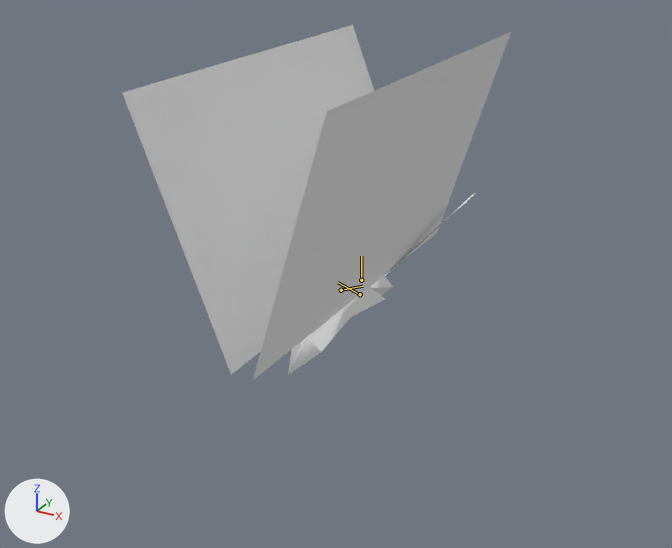
Before and after pictures for a commit that changed the glTF model Project/party/scene/minigame/09 bubble catch/model/ButterflyLarge.glb.
Rendered twice from a camera (50 mm lens) standing at (7.71, -15.08, 7.55) and looking at (-0.17, -0.74, 0.39). Arrows for +X, +Y and +Z are at lower left; the lights stay in place. The picture after the commit comes second. The bones that bend it are drawn over the model as lines.

Names of what the first picture shows: 'ButterflyLargeMesh'.
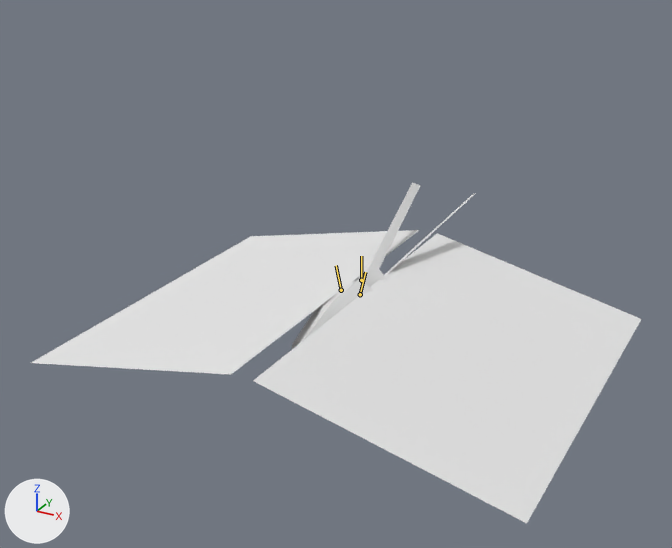
The newer file adds an action. The first version stands in its rest pose; the second is drawn at frame 5 of the action 'large-loop'.

What differs and where, as boxes (x1, y1, x2, y2) in the pictures (672 x 548 px):
'ButterflyLargeMesh', posed (57% wider): before (122, 25, 511, 380); after (31, 182, 641, 523)
bone 'st_117_btbig_Bone_0001', root to tip: before (360, 294) to (338, 282); after (360, 294) to (365, 272)
bone 'st_117_btbig_Bone_0002', root to tip: before (341, 290) to (362, 286); after (341, 290) to (336, 265)

The edits, one by one:
Bone 'st_117_btbig_Bone_0001' (bone_st_117_btbig_bone_0001) turns from (0, 0, 0) to (0, 0, -86) degrees about its own x, y and z.
Bone 'st_117_btbig_Bone_0002' (bone_st_117_btbig_bone_0002) turns from (0, 0, 0) to (0, 0, 81) degrees about its own x, y and z.
